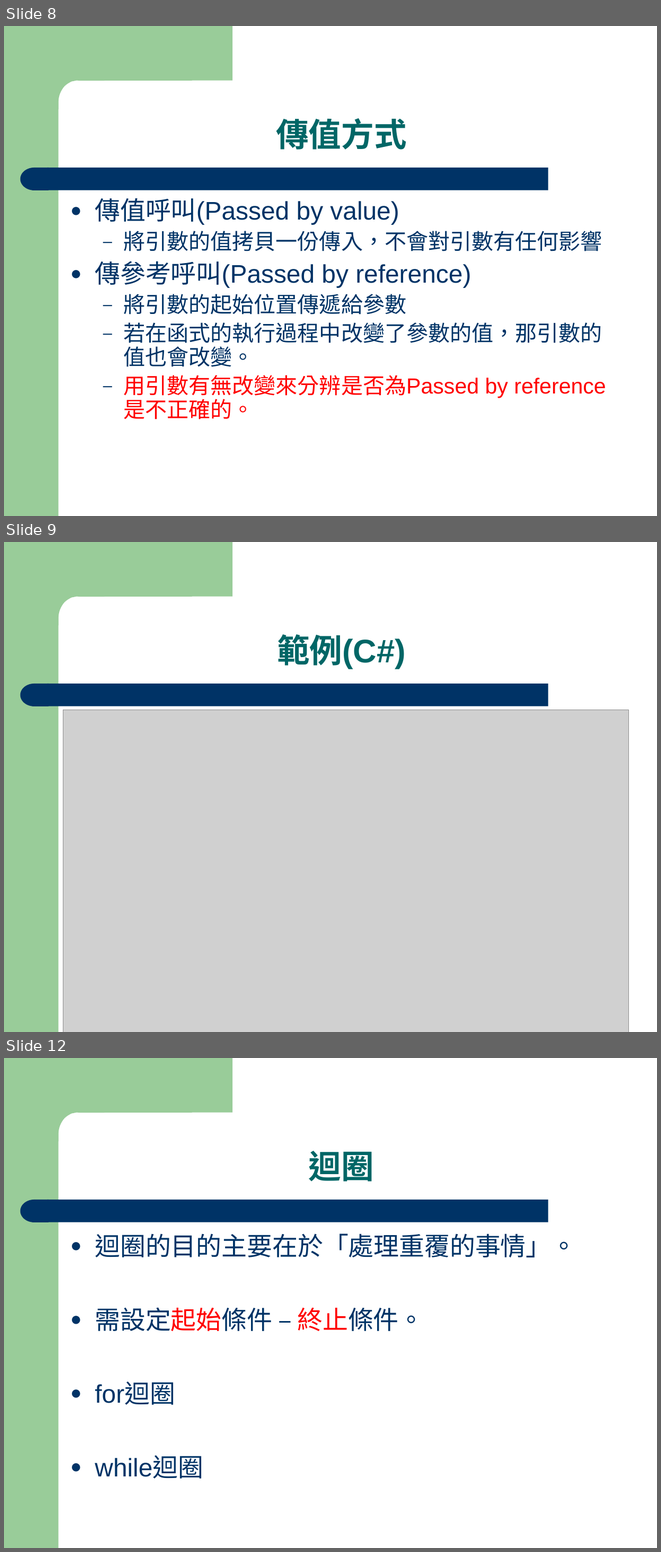
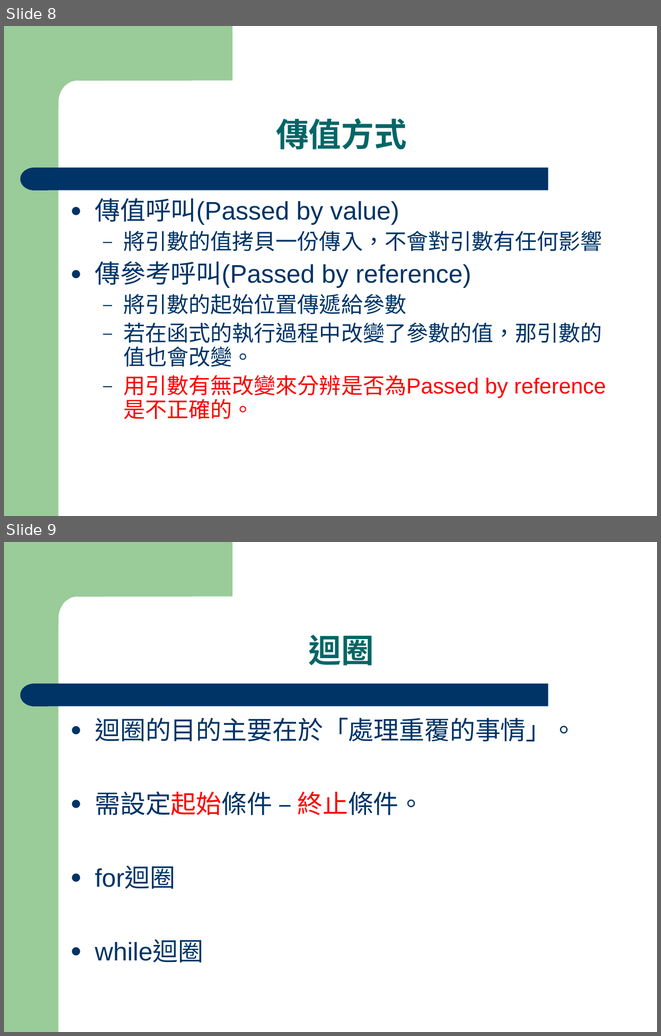
Before and after one commit to hayatoyu/2019intern, a slide deck: .Net基礎程式設計(二).ppt. Shown one above the other, each under a label of ours: slides 8, 9 and 12 before the commit, slides 8 and 9 after it; the slides between them are not shown. The pictures are 661x1552 and 661x1036 pixels, drawn with LibreOffice and Linux fonts; fonts in the diff are those of the drawing; grey boxes stand for pictures. Boxes give left, top, right and bottom in pixels: in the first picture for what was removed or moved away, otherwise in the second. Text is boxed around its words. In the diff, an @@ line names an element or a change of style, - is before the commit and + after.

```diff
--- a/.Net基礎程式設計(二).ppt
+++ b/.Net基礎程式設計(二).ppt
@@ slide 9 removed at box(4, 542, 657, 1032), background #FFFFFF; not listed: 4 template elements that a slide beside it also shows @@
@@ text removed at box(277, 634, 406, 669) @@
-範例(C#)
@@ picture removed at box(63, 710, 628, 1032) @@
@@ what was slide 12 is now slide 9 @@
```
Also in this commit, not shown: 1 slide changed, 2 other slides removed, 4 other files.
